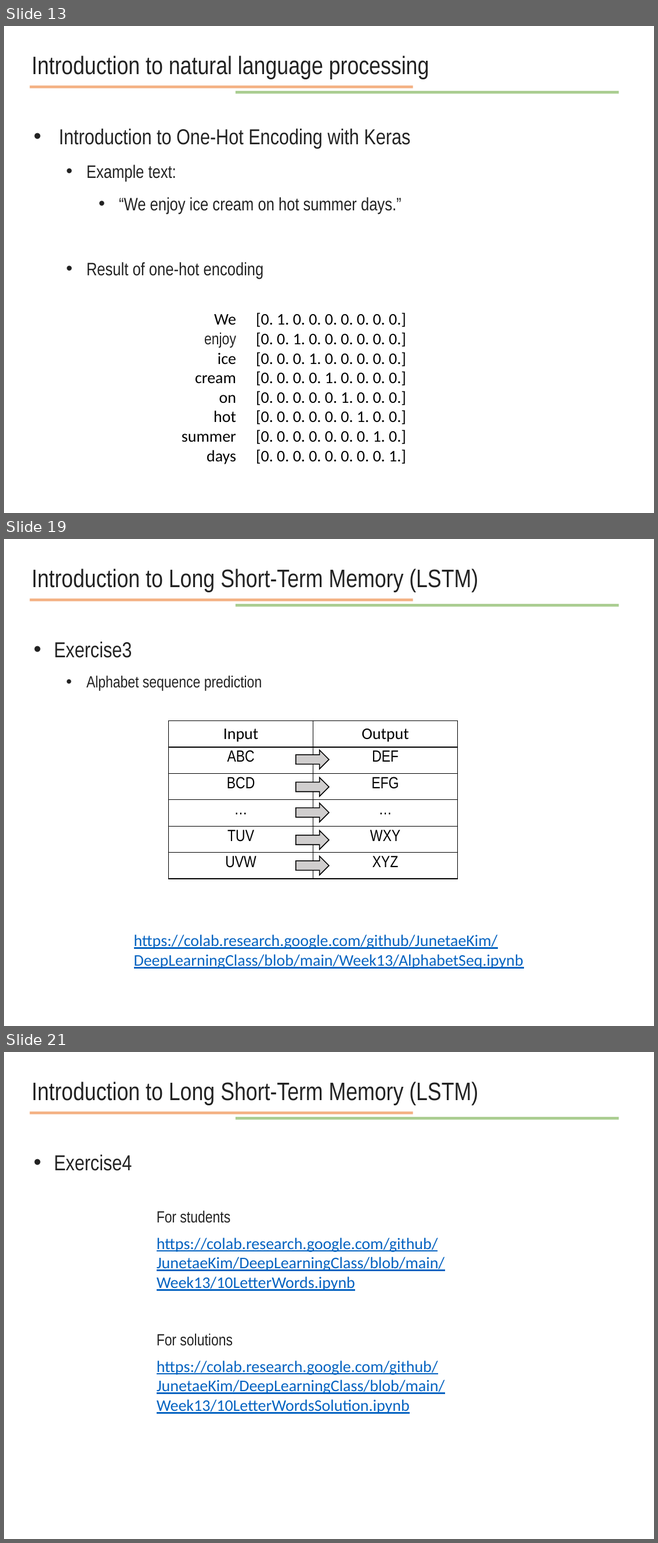
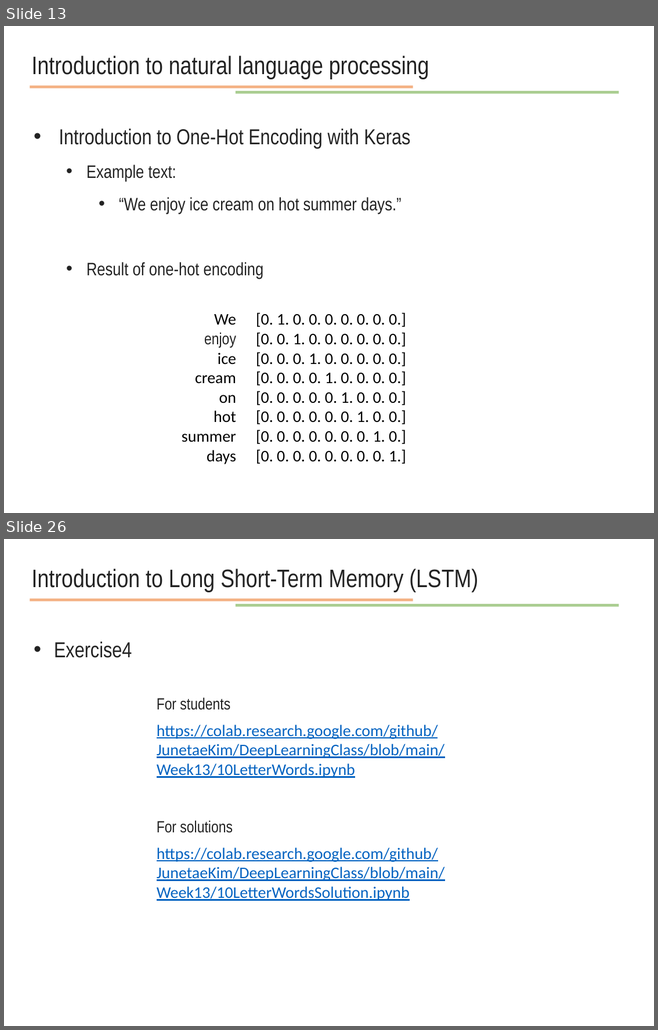
Before and after one commit to JunetaeKim/DeepLearningClass, a slide deck: Week14/week14 natural language processing.pptx. Shown one above the other, each under a label of ours: slides 13, 19 and 21 before the commit, slides 13 and 26 after it; the slides between them are not shown. The pictures are 658x1543 and 658x1030 pixels, drawn with LibreOffice and Linux fonts; fonts in the diff are those of the drawing. Boxes give left, top, right and bottom in pixels: in the first picture for what was removed or moved away, otherwise in the second. Text is boxed around its words. In the diff, an @@ line names an element or a change of style, - is before the commit and + after.

```diff
--- a/Week14/week14 natural language processing.pptx
+++ b/Week14/week14 natural language processing.pptx
@@ slide 19 removed at (x1=4, y1=539, x2=654, y2=1026), background #FFFFFF @@
@@ text removed at (x1=32, y1=569, x2=478, y2=592) @@
-Introduction to Long Short-Term Memory (LSTM)
@@ line removed from (30, 600) to (412, 600) @@
@@ line removed from (235, 605) to (619, 605) @@
@@ text removed at (x1=54, y1=642, x2=262, y2=691) @@
-• Exercise3
-  • Alphabet sequence prediction
@@ table removed at (x1=168, y1=721, x2=457, y2=879), 6 rows, 2 columns @@
-Input | Output
-ABC | DEF
-BCD | EFG
-… | …
-TUV | WXY
-UVW | XYZ
@@ right arrow removed at (x1=296, y1=750, x2=329, y2=769) @@
@@ right arrow removed at (x1=296, y1=777, x2=329, y2=797) @@
@@ right arrow removed at (x1=296, y1=803, x2=329, y2=822) @@
@@ right arrow removed at (x1=296, y1=831, x2=329, y2=849) @@
@@ right arrow removed at (x1=296, y1=856, x2=329, y2=875) @@
@@ text removed at (x1=134, y1=935, x2=523, y2=969) @@
-https://colab.research.google.com/github/JunetaeKim/DeepLearningClass/blob/main/Week13/AlphabetSeq.ipynb
@@ what was slide 21 is now slide 26 @@
```
Also in this commit, not shown: 4 slides changed, 9 slides added, 3 other slides removed, 4 other files.
